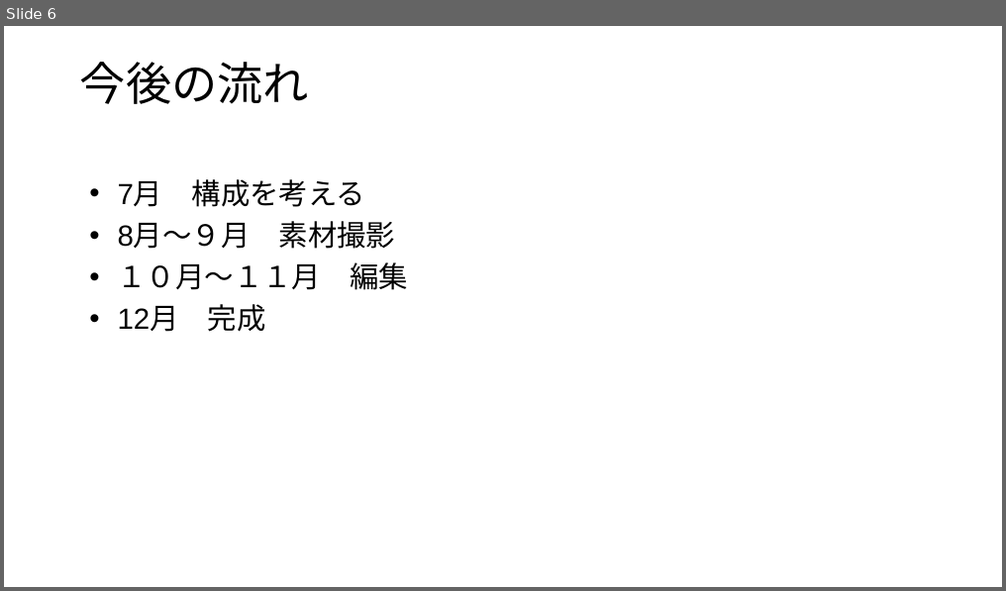
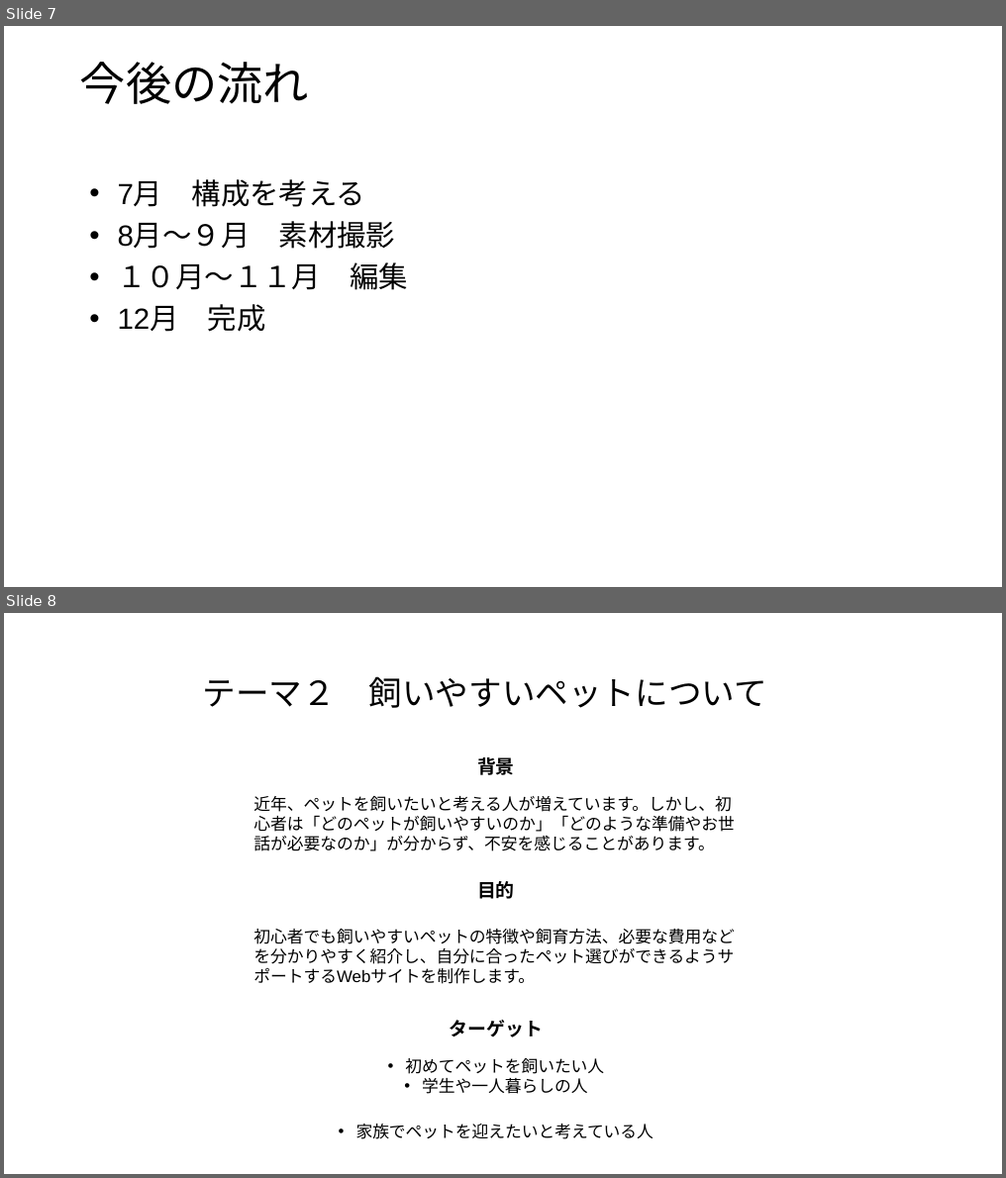
Before and after one commit to ckg25023-cpu/zemi, a slide deck: 卒業制作 テーマ・中間発表.pptx. Shown one above the other, each under a label of ours: slide 6 before the commit, slides 7 and 8 after it. The pictures are 1006x591 and 1006x1178 pixels, drawn with LibreOffice and Linux fonts; fonts in the diff are those of the drawing. Boxes give left, top, right and bottom in pixels: in the first picture for what was removed or moved away, otherwise in the second. Text is boxed around its words. In the diff, an @@ line names an element or a change of style, - is before the commit and + after.

```diff
--- a/卒業制作 テーマ・中間発表.pptx
+++ b/卒業制作 テーマ・中間発表.pptx
@@ slide 8 added at bbox=[4, 613, 1002, 1174], background #FFFFFF @@
@@ text added at bbox=[203, 676, 767, 708], 32 pt, text #000000 @@
+テーマ２ 飼いやすいペットについて
@@ text added at bbox=[253, 758, 734, 1140], 16 pt, text #000000 @@
+背景
+近年、ペットを飼いたいと考える人が増えています。しかし、初心者は「どのペットが飼いやすいのか」「どのような準備やお世話が必要なのか」が分からず、不安を感じることがあります。
+目的
+初心者でも飼いやすいペットの特徴や飼育方法、必要な費用などを分かりやすく紹介し、自分に合ったペット選びができるようサポートするWebサイトを制作します。
+ターゲット
+• 初めてペットを飼いたい人
+• 学生や一人暮らしの人
+• 家族でペットを迎えたいと考えている人
@@ what was slide 6 is now slide 7 @@
```
Also in this commit, not shown: 3 slides changed, 4 other slides added, 1 other file.
